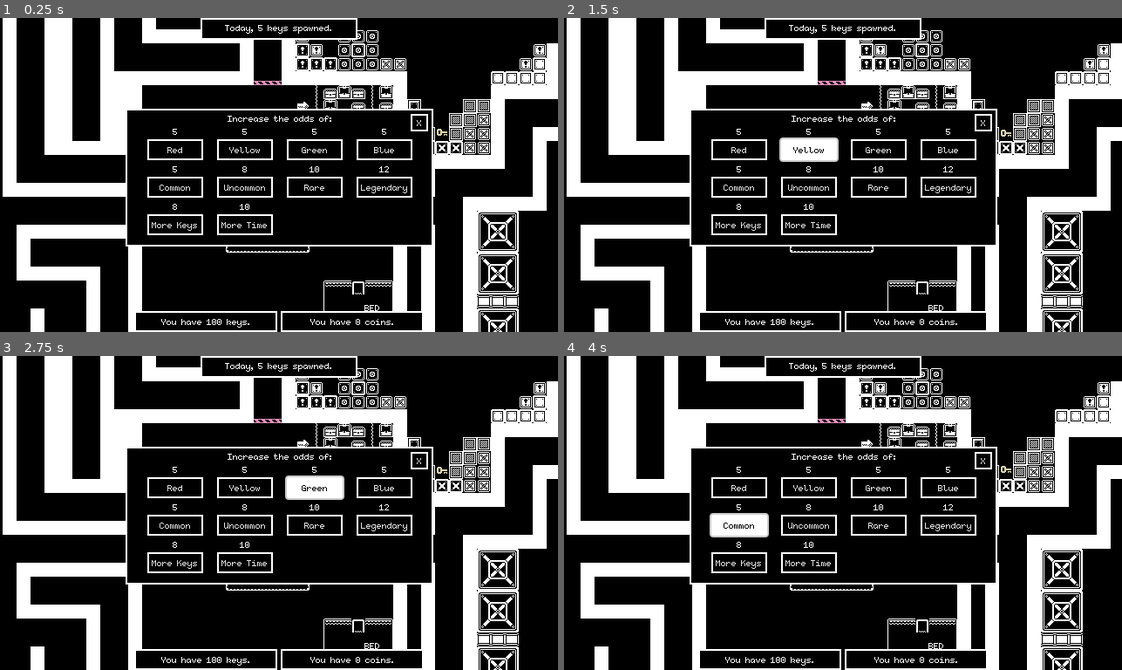
Above: before the commit, frames 1-4 (two rows, left to right).
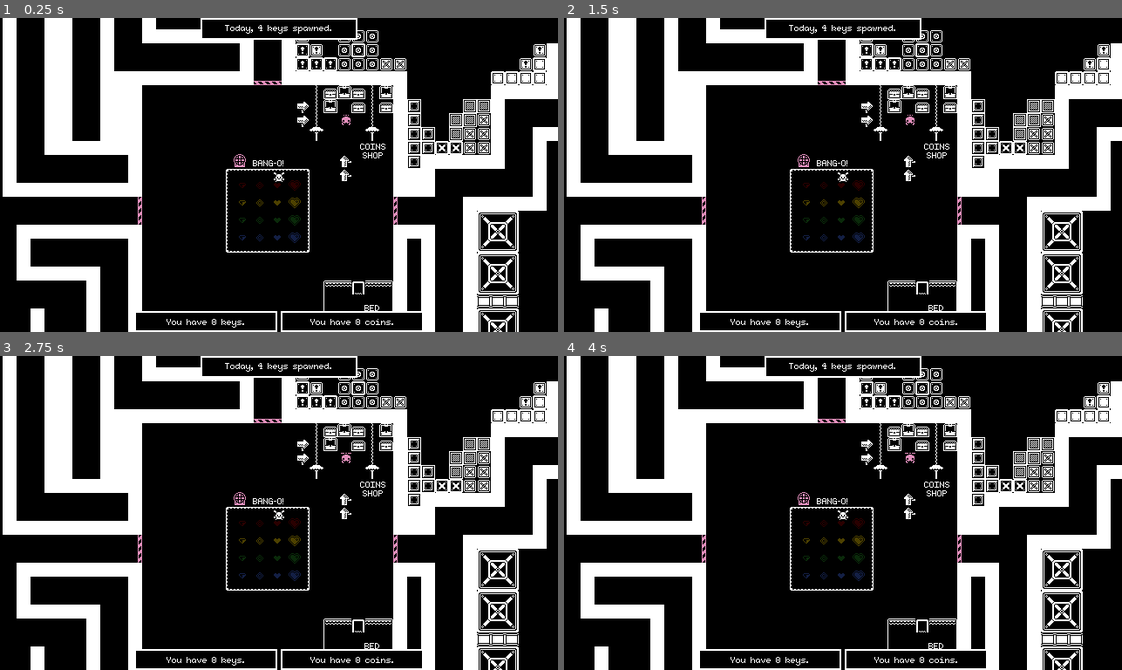
Above: after the commit, the same moments.

Repository: jadicodes/secret-santa-2025
Game: Godot game, scene res://maze/maze.tscn
The game is run twice, just before and just after one commit, with the same random seed, the same clock (stepped at 60 frames per second) and the same inputs.
Inputs (mouse positions are in pixels of both pictures, inside the frame that each line leads up to):
- Up to frame 1 (0.25 s): no input
- Up to frame 2 (1.5 s): click (736, 149) at 0.5 s, where only the run before the commit has a clickable "Red"; click (809, 149) at 1.25 s, where only the run before the commit has a clickable "Yellow"
- Up to frame 3 (2.75 s): click (312, 487) at 2 s, where only the run before the commit has a clickable "Green"
- Up to frame 4 (4 s): click (949, 487) at 2.75 s, where only the run before the commit has a clickable "Blue"; click (736, 525) at 3.5 s, where only the run before the commit has a clickable "Common"

The runs differ from the first frame. In frame 1, 6.2% of the frame differs, in the area x 22-81%, y 2-99%; in frame 2, 6.8%; in frame 3, 6.8%; in frame 4, 6.8%.

Commit message:
Implement timer label

Diff:
--- a/project/maze/maze.gd
+++ b/project/maze/maze.gd
@@ -4,10 +4,11 @@
 const NUMBER: int = 5
 var _key: Key
 var _counter: int
-var _keys: int = 100
+var _keys: int = 0
 var _coins: int = 0
 var _bingo_entry: BingoEntry
 var _number_of_seconds: int = 10
+var _spawn_key_percentage:= 3
 
 @onready var _keys_spawned_label = %KeysSpawnedLabel
 @onready var _bingo_machine_panel = %BingoMachinePanel
@@ -29,6 +30,14 @@
 		wall.interacted_with.connect(_on_walls_interacted_with)
 
 
+func _process(_delta: float) -> void:
+	if $Timer.time_left <= 0:
+		$CanvasLayer/Label.hide()
+	else:
+		$CanvasLayer/Label.show()
+		$CanvasLayer/Label.text = "You have " + str(int($Timer.time_left)) + " seconds left to collect keys."
+
+
 func _set_keys_label():
 	_keys_label.text = "You have " + str(_keys) + " keys."
 
@@ -41,7 +50,7 @@
 	_counter = 0
 	for key_generator in $Node.get_children():
 		var random = randi_range(0, 10)
-		if random > 4:
+		if random < _spawn_key_percentage:
 			_counter += 1
 			generate_key(key_generator.global_position)
 	replace_text(_counter)
@@ -141,7 +150,15 @@
 	$Timer.start()
 
 
-func _on_shop_button_10_purchase_attempted(amount: Variant) -> void:
-	$Timer.wait_time += 5
-	add_coin_to_inventory(amount)
-	_set_coins_label()
+func _on_shop_button_10_purchase_attempted(amount: Variant, _button) -> void:
+	if not _coins - amount < 0:
+		$Timer.wait_time += 5
+		add_coin_to_inventory(amount)
+		_set_coins_label()
+
+
+func _on_shop_button_9_purchase_attempted(amount: Variant, _button: Variant) -> void:
+		if not _coins - amount < 0:
+			_spawn_key_percentage += 2
+			add_coin_to_inventory(amount)
+			_set_coins_label()
--- a/project/maze/maze.tscn
+++ b/project/maze/maze.tscn
@@ -518,6 +518,7 @@
 
 [node name="BingoMachinePanel" type="Panel" parent="CanvasLayer"]
 unique_name_in_owner = true
+visible = false
 anchors_preset = 8
 anchor_left = 0.5
 anchor_top = 0.5
@@ -612,6 +613,7 @@
 
 [node name="ShopPanel" type="Panel" parent="CanvasLayer"]
 unique_name_in_owner = true
+visible = false
 anchors_preset = 8
 anchor_left = 0.5
 anchor_top = 0.5
@@ -728,6 +730,20 @@
 theme_override_styles/pressed = ExtResource("3_xclsx")
 theme_override_styles/hover = ExtResource("3_xclsx")
 text = "X"
+
+[node name="Label" type="Label" parent="CanvasLayer"]
+anchors_preset = 5
+anchor_left = 0.5
+anchor_right = 0.5
+offset_left = -128.0
+offset_top = 23.0
+offset_right = 124.0
+offset_bottom = 48.0
+grow_horizontal = 2
+theme_override_styles/normal = ExtResource("2_ajl1b")
+text = "You have __ seconds left to collect keys."
+horizontal_alignment = 1
+vertical_alignment = 1
 
 [node name="CoinsLabel" type="Label" parent="CanvasLayer"]
 offset_right = 40.0
@@ -820,6 +836,7 @@
 position = Vector2(13, -41)
 
 [node name="Timer" type="Timer" parent="."]
+one_shot = true
 
 [node name="Walls" type="Node" parent="."]
 
@@ -853,6 +870,7 @@
 [connection signal="purchase_attempted" from="CanvasLayer/ShopPanel/GridContainer/ShopButton6" to="." method="_on_shop_button_pressed"]
 [connection signal="purchase_attempted" from="CanvasLayer/ShopPanel/GridContainer/ShopButton7" to="." method="_on_shop_button_pressed"]
 [connection signal="purchase_attempted" from="CanvasLayer/ShopPanel/GridContainer/ShopButton8" to="." method="_on_shop_button_pressed"]
+[connection signal="purchase_attempted" from="CanvasLayer/ShopPanel/GridContainer/ShopButton9" to="." method="_on_shop_button_9_purchase_attempted"]
 [connection signal="purchase_attempted" from="CanvasLayer/ShopPanel/GridContainer/ShopButton10" to="." method="_on_shop_button_10_purchase_attempted"]
 [connection signal="pressed" from="CanvasLayer/ShopPanel/ShopCloseButton" to="." method="_on_shop_close_button_pressed"]
 [connection signal="interacted_with" from="BingoMachine" to="." method="_on_bingo_machine_interacted_with"]
